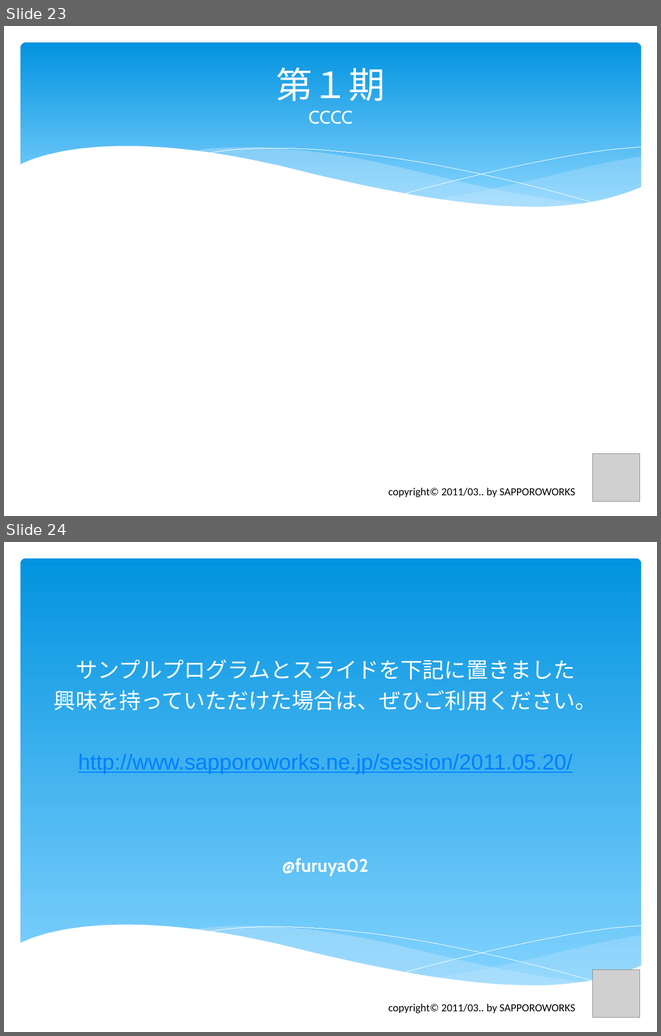
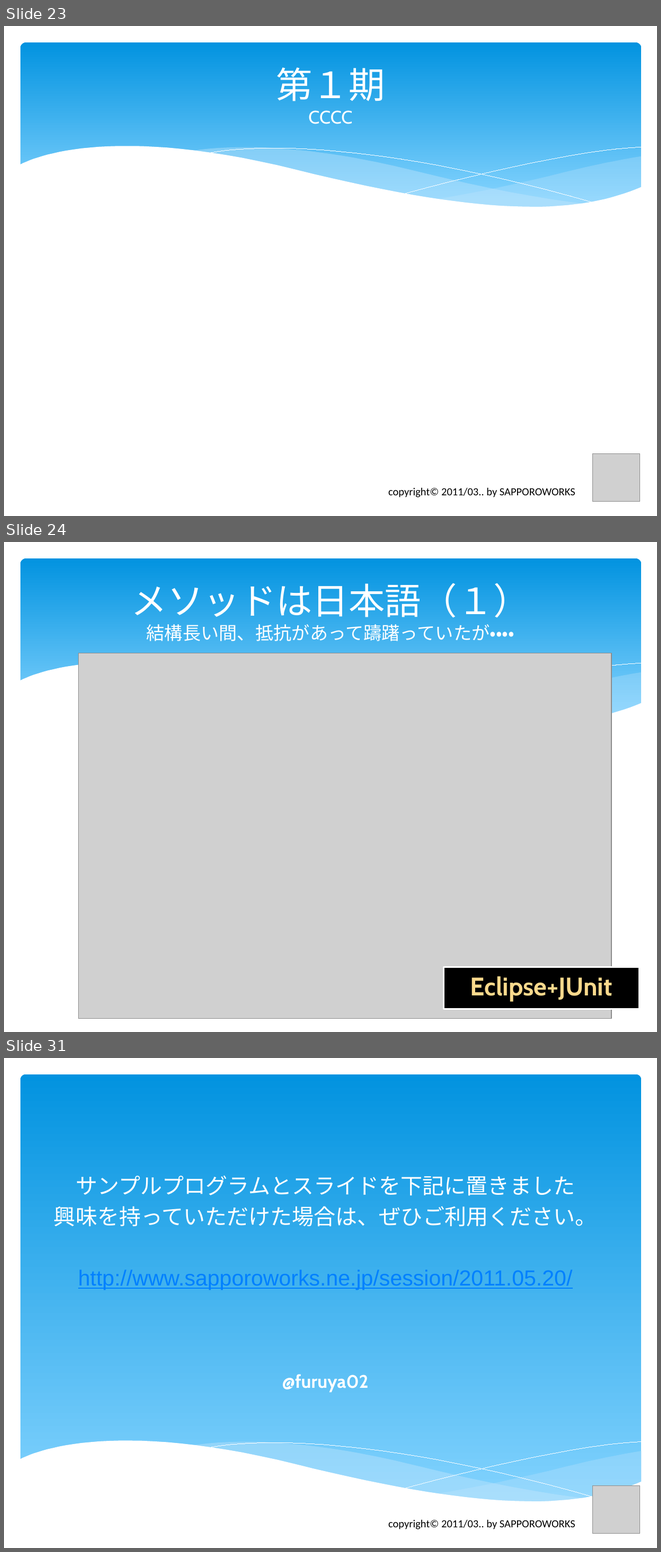
Before and after one commit to furuya02/clrh78, a slide deck: C# から Java へのプログラム移植で体験したTDDの効果は？.pptx. Shown one above the other, each under a label of ours: slides 23 and 24 before the commit, slides 23, 24 and 31 after it; the slides between them are not shown. The pictures are 661x1036 and 661x1552 pixels, drawn with LibreOffice and Linux fonts; fonts in the diff are those of the drawing; grey boxes stand for pictures. Boxes give left, top, right and bottom in pixels: in the first picture for what was removed or moved away, otherwise in the second. Text is boxed around its words. In the diff, an @@ line names an element or a change of style, - is before the commit and + after.

```diff
--- a/C# から Java へのプログラム移植で体験したTDDの効果は？.pptx
+++ b/C# から Java へのプログラム移植で体験したTDDの効果は？.pptx
@@ slide 24 added at (4, 542, 657, 1032), background #FFFFFF; not listed: 4 template elements that a slide beside it also shows @@
@@ title added at (131, 583, 530, 641), 20 pt, text #FFFFFF @@
+メソッドは日本語（１）
+結構長い間、抵抗があって躊躇っていたが・・・・
@@ picture added at (78, 653, 611, 1018) @@
@@ rectangle added at (443, 967, 639, 1009), fill #000000, outline #FFFFFF 2 pt, 28 pt, text #F9D98C, bold @@
+Eclipse+JUnit
@@ what was slide 24 is now slide 31 @@
```
Also in this commit, not shown: 6 other slides added.
